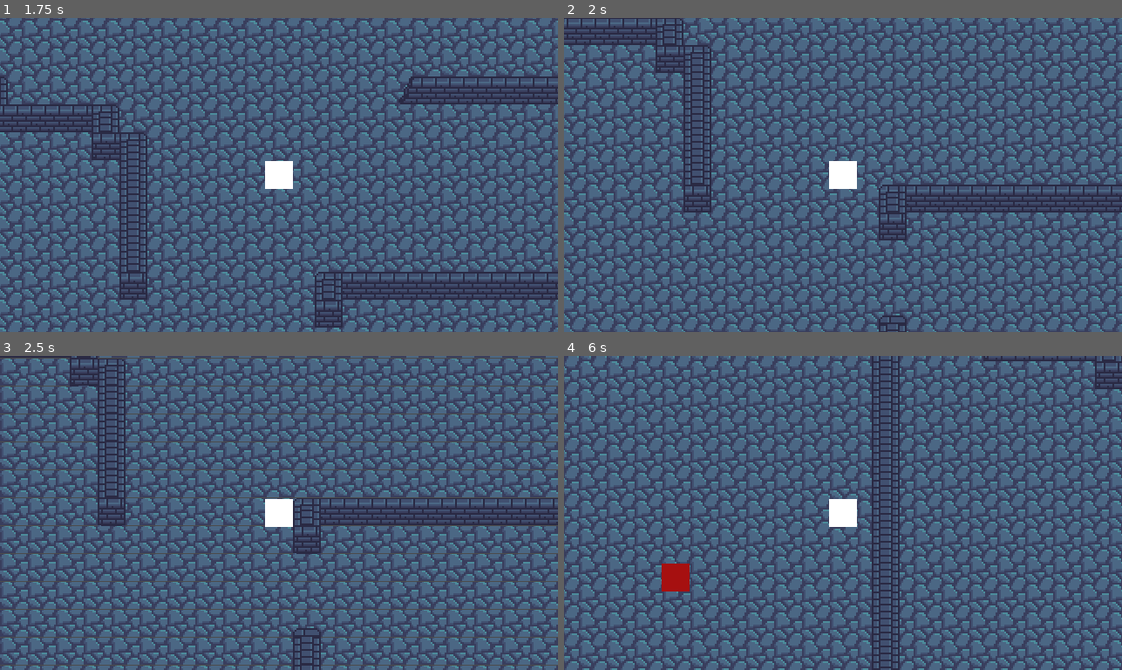
Above: before the commit, frames 1-4 (two rows, left to right).
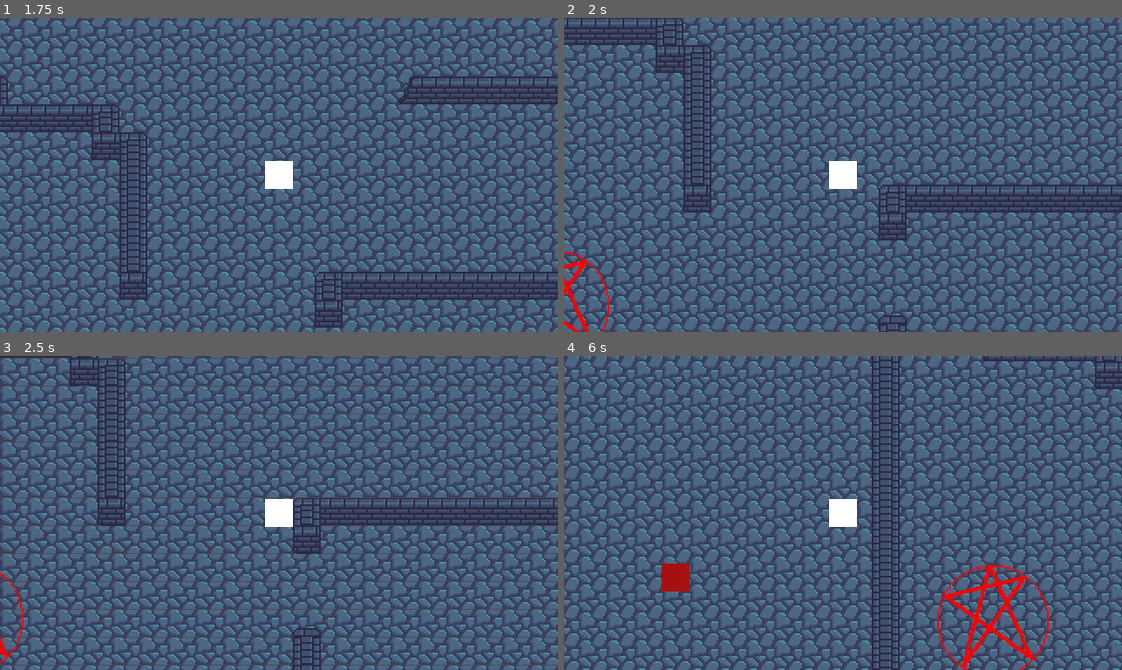
Above: after the commit, the same moments.

Repository: protodrew/MFGJ2021
Game: Godot game, scene res://Scenes/Main.tscn
Same seed, same stepped clock (60 frames per second), same inputs: the game is played once before the commit and once after it.
Inputs:
- Up to frame 1 (1.75 s): tap Enter (ui_accept) at 0.5, 0.77, 1.52 s; hold Right (ui_right) 0.53-1.28 s; hold Down (ui_down) from 1.28 s (still down)
- Up to frame 2 (2 s): keep holding Down (ui_down)
- Up to frame 3 (2.5 s): release Down (ui_down) at 2.03 s; hold Right (ui_right) from 2.03 s (still down)
- Up to frame 4 (6 s): tap Enter (ui_accept) at 2.75, 3.02, 3.77, 4.52 s; release Right (ui_right) at 2.78 s; hold Up (ui_up) 2.78-3.53 s; hold Left (ui_left) 3.53-5.03 s; hold Down (ui_down) 5.03-5.78 s; hold Right (ui_right) from 5.78 s (still down)

Frame 1 is identical in both runs. In frame 2, 0.4% of the frame differs, in the area x 0-9%, y 74-100%; in frame 3, 0.1%; in frame 4, 1.3%, in the area x 66-87%, y 66-100%.

Commit message:
trap basics

Diff:
--- a/Levels/Level1.tscn
+++ b/Levels/Level1.tscn
@@ -1,15 +1,11 @@
-[gd_scene load_steps=4 format=2]
+[gd_scene load_steps=5 format=2]
 
 [ext_resource path="res://Scenes/Player.tscn" type="PackedScene" id=1]
+[ext_resource path="res://Scenes/Trap.tscn" type="PackedScene" id=2]
 [ext_resource path="res://Art/tileset_tileset01.tres" type="TileSet" id=3]
 [ext_resource path="res://Scenes/Enemy.tscn" type="PackedScene" id=4]
 
-[node name="Level 1" type="YSort"]
-
-[node name="Player" parent="." groups=[
-"player",
-] instance=ExtResource( 1 )]
-position = Vector2( 371, 257 )
+[node name="Level 1" type="Node2D"]
 
 [node name="Walls" type="TileMap" parent="." groups=[
 "wall",
@@ -22,6 +18,11 @@
 format = 1
 tile_data = PoolIntArray( -196549, 47, 1, -196548, 47, 2, -196547, 47, 2, -196546, 47, 2, -196545, 47, 2, -196544, 47,  …(29792 unchanged characters)…
 
+[node name="Player" parent="." groups=[
+"player",
+] instance=ExtResource( 1 )]
+position = Vector2( 371, 257 )
+
 [node name="Enemy" parent="." groups=[
 "enemy",
 ] instance=ExtResource( 4 )]
@@ -32,3 +33,6 @@
 ] instance=ExtResource( 4 )]
 position = Vector2( 650.052, 218.593 )
 rotation = 1.5708
+
+[node name="Trap" parent="." instance=ExtResource( 2 )]
+position = Vector2( 356.672, 467.471 )
--- /dev/null
+++ b/Scenes/Trap.tscn
@@ -0,0 +1,31 @@
+[gd_scene load_steps=5 format=2]
+
+[ext_resource path="res://Scripts/Trap.gd" type="Script" id=1]
+[ext_resource path="res://Art/trap.png" type="Texture" id=2]
+
+[sub_resource type="CircleShape2D" id=1]
+radius = 36.0815
+
+[sub_resource type="CircleShape2D" id=2]
+radius = 71.6913
+
+[node name="Trap" type="Node2D"]
+script = ExtResource( 1 )
+
+[node name="kill" type="Area2D" parent="."]
+
+[node name="CollisionShape2D" type="CollisionShape2D" parent="kill"]
+shape = SubResource( 1 )
+
+[node name="Sprite" type="Sprite" parent="."]
+texture = ExtResource( 2 )
+
+[node name="diffuse" type="Area2D" parent="."]
+
+[node name="CollisionShape2D" type="CollisionShape2D" parent="diffuse"]
+shape = SubResource( 2 )
+
+[connection signal="body_entered" from="kill" to="." method="_on_Area2D_body_entered"]
+[connection signal="body_entered" from="kill" to="." method="_on_kill_body_entered"]
+[connection signal="body_shape_entered" from="kill" to="." method="_on_Area2D_body_shape_entered"]
+[connection signal="body_entered" from="diffuse" to="." method="_on_diffuse_body_entered"]
--- a/Scripts/Enemy.gd
+++ b/Scripts/Enemy.gd
@@ -22,7 +22,6 @@
 	else:
 		move_and_slide(Vector2(-speed,0))
 
-	print(rotation_degrees)
 
 func _on_Area2D_body_entered(body):
 	if body.is_in_group("player"):
--- /dev/null
+++ b/Scripts/Trap.gd
@@ -0,0 +1,25 @@
+extends Node2D
+
+
+var diffused = false
+
+func _ready():
+	pass # Replace with function body.
+
+
+# Called every frame. 'delta' is the elapsed time since the previous frame.
+#func _process(delta):
+#	pass
+
+
+
+
+func _on_kill_body_entered(body):
+	if body.is_in_group("player") and !diffused:
+		get_parent().get_parent().restart(get_parent().name.substr(get_parent().name.length() - 1, 1))
+
+
+func _on_diffuse_body_entered(body):
+	if body.is_in_group("player"):
+			diffused = true
+			print(diffused)
Binary file added: Art/trap.png
Not shown, added: Art/trap.png.import
